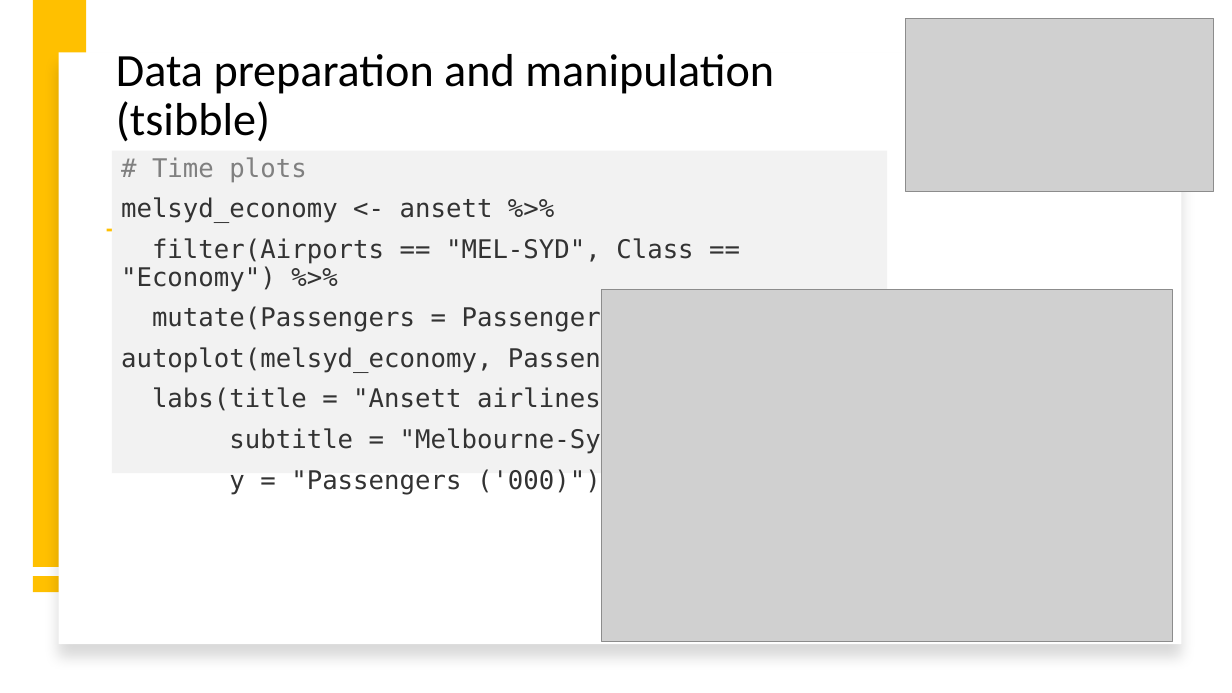
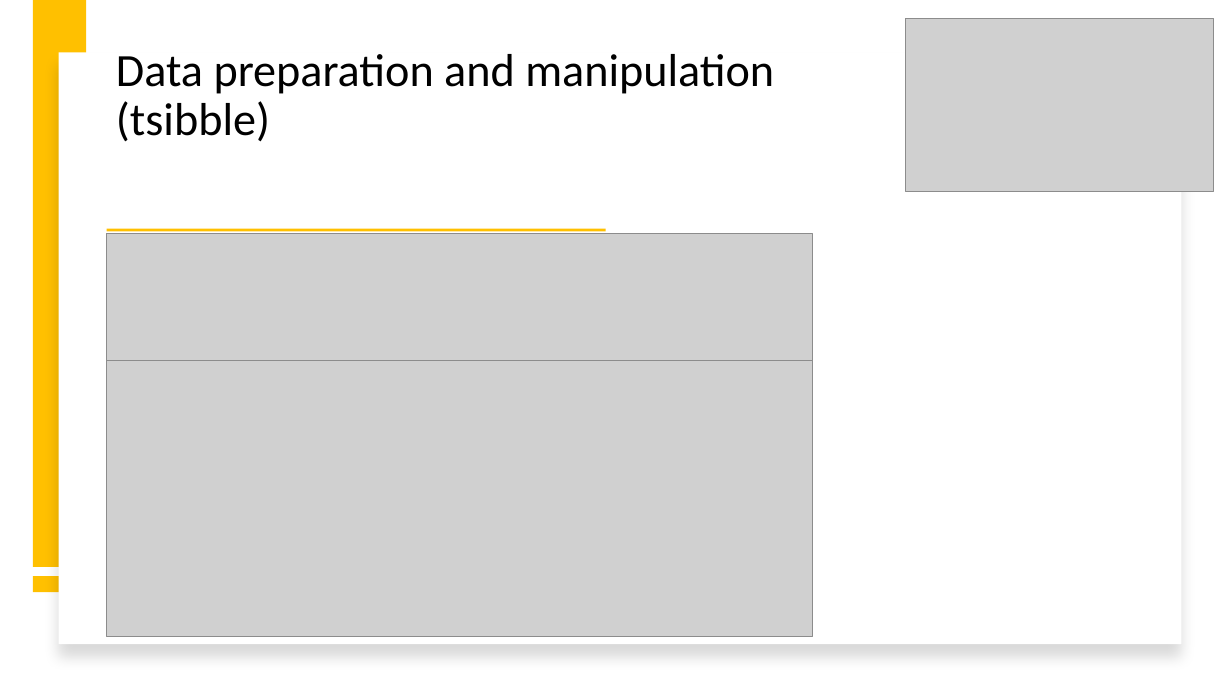
Before and after one commit to intro-to-data-science-22-workshop/-14-temporal-data-with-tsibble-and-fable-Samson-Krafft, a slide deck: slide 8 of tsibble and fable.pptx (slide 7 before the commit). Drawn at 1232x693 pixels with LibreOffice and Linux fonts; fonts in the diff are those of the drawing; grey boxes stand for pictures; background and template pictures are left out. Boxes give left, top, right and bottom in pixels: in the first picture for what was removed or moved away, otherwise in the second. Text is boxed around its words. In the diff, an @@ line names an element or a change of style, - is before the commit and + after.

```diff
--- a/tsibble and fable.pptx
+++ b/tsibble and fable.pptx
@@ text removed at (x1=112, y1=151, x2=887, y2=473) @@
-# Time plots
-melsyd_economy <- ansett %>%
-filter(Airports == "MEL-SYD", Class == "Economy") %>%
-mutate(Passengers = Passengers/1000)
-autoplot(melsyd_economy, Passengers) +
-labs(title = "Ansett airlines economy class",
-subtitle = "Melbourne-Sydney",
-y = "Passengers ('000)")
@@ picture added at (x1=106, y1=234, x2=812, y2=361) @@
@@ picture removed at (x1=602, y1=289, x2=1172, y2=641) @@
@@ picture added at (x1=106, y1=360, x2=812, y2=637) @@
```
Also in this commit, not shown: 6 other slides changed, 3 slides added, 1 other file.
